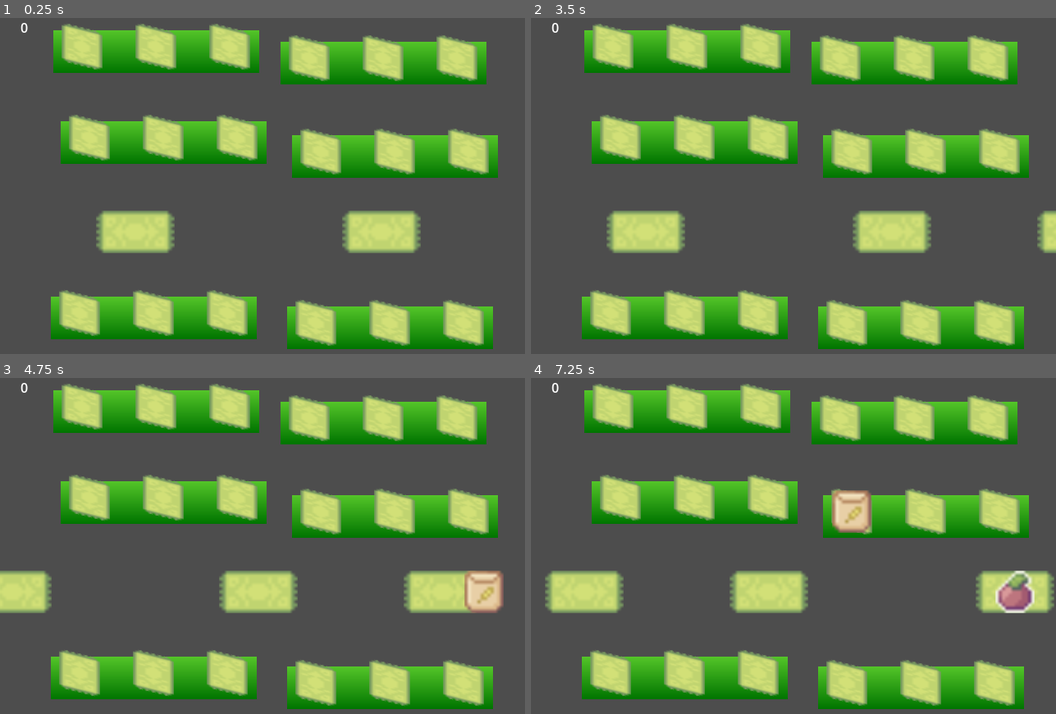
Above: before the commit, frames 1-4 (two rows, left to right).
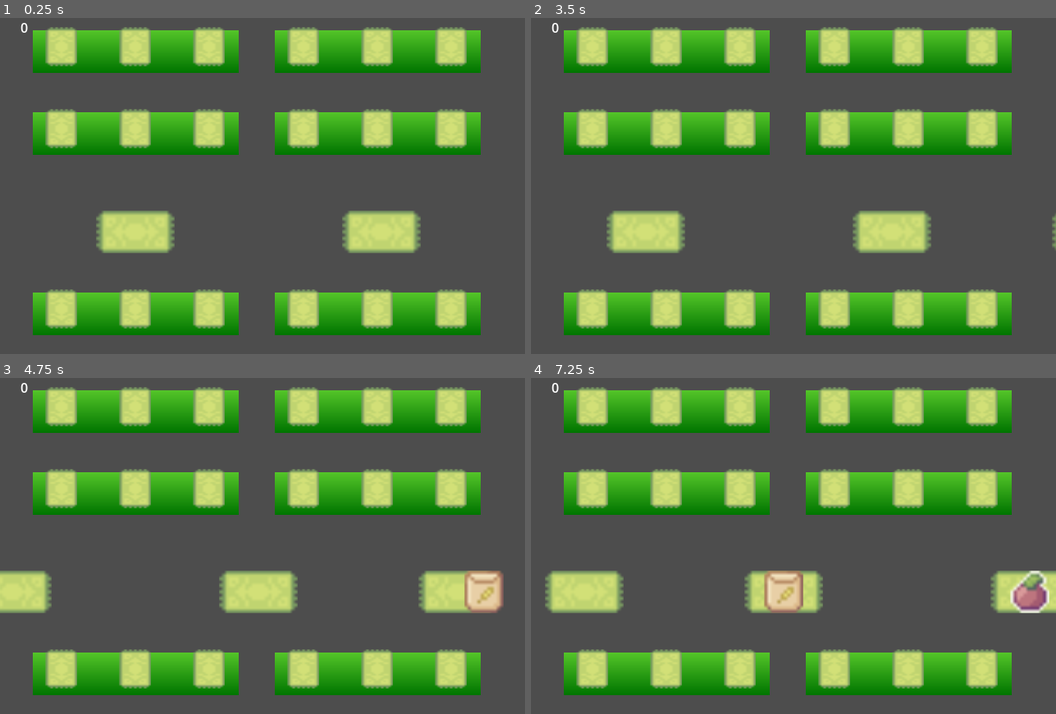
Above: after the commit, the same moments.

Repository: andrewcrisp/shelfsortinggame
Game: Godot game, scene res://scenes/level.tscn
Same seed, same stepped clock (60 frames per second), same inputs: the game is played once before the commit and once after it.
Inputs (mouse positions are in pixels of both pictures, inside the frame that each line leads up to):
- Up to frame 1 (0.25 s): no input
- Up to frame 2 (3.5 s): move the mouse to (909, 182) at 0.52 s; click (909, 182) at 0.6 s; move the mouse to (688, 222) at 1.27 s; click (688, 222) at 1.35 s; move the mouse to (846, 115) at 2.02 s; click (846, 115) at 2.1 s; move the mouse to (767, 280) at 2.77 s; click (767, 280) at 2.85 s
- Up to frame 3 (4.75 s): move the mouse to (420, 619) at 3.52 s; click (420, 619) at 3.6 s; move the mouse to (483, 593) at 4.27 s; click (483, 593) at 4.35 s
- Up to frame 4 (7.25 s): move the mouse to (819, 562) at 5.02 s; click (819, 562) at 5.1 s; move the mouse to (714, 465) at 5.77 s; click (714, 465) at 5.85 s; move the mouse to (909, 542) at 6.52 s; click (909, 542) at 6.6 s

The runs differ from the first frame. In frame 1, 32% of the frame differs, in the area x 6-95%, y 1-99%; in frame 2, 33%; in frame 3, 33%; in frame 4, 36%, in the area x 6-100%, y 1-99%.

Commit message:
Tweak collision boxes

Diff:
--- a/scenes/level.tscn
+++ b/scenes/level.tscn
@@ -10,22 +10,22 @@
 script = ExtResource("1_mx8sn")
 
 [node name="Shelf" parent="." instance=ExtResource("2_ppgk2")]
-position = Vector2(100, 50)
+position = Vector2(75, 50)
 
 [node name="Shelf2" parent="." instance=ExtResource("2_ppgk2")]
-position = Vector2(377, 64)
+position = Vector2(370, 50)
 
 [node name="Shelf3" parent="." instance=ExtResource("2_ppgk2")]
-position = Vector2(97, 375)
+position = Vector2(75, 370)
 
 [node name="Shelf4" parent="." instance=ExtResource("2_ppgk2")]
-position = Vector2(391, 178)
+position = Vector2(370, 150)
 
 [node name="Shelf5" parent="." instance=ExtResource("2_ppgk2")]
-position = Vector2(109, 161)
+position = Vector2(75, 150)
 
 [node name="Shelf6" parent="." instance=ExtResource("2_ppgk2")]
-position = Vector2(385, 387)
+position = Vector2(370, 370)
 
 [node name="Conveyor" parent="." instance=ExtResource("5_ppgk2")]
 position = Vector2(-110, 276)
--- a/scenes/shelf.tscn
+++ b/scenes/shelf.tscn
@@ -14,20 +14,17 @@
 
 [node name="Spot1" parent="." instance=ExtResource("1_eyi4x")]
 rotation = 1.5708
-scale = Vector2(2, 4)
-skew = 0.244346
+scale = Vector2(2, 3)
 
 [node name="Spot2" parent="." instance=ExtResource("1_eyi4x")]
 position = Vector2(90, 0)
 rotation = 1.5708
-scale = Vector2(2, 4)
-skew = 0.244346
+scale = Vector2(2, 3)
 
 [node name="Spot3" parent="." instance=ExtResource("1_eyi4x")]
 position = Vector2(180, 0)
 rotation = 1.5708
-scale = Vector2(2, 4)
-skew = 0.244346
+scale = Vector2(2, 3)
 
 [node name="Sprite2D" type="Sprite2D" parent="."]
 z_index = -1
--- a/scenes/spot.tscn
+++ b/scenes/spot.tscn
@@ -4,7 +4,7 @@
 [ext_resource type="Script" uid="uid://colio1la8bs1b" path="res://scripts/spot.gd" id="1_xj574"]
 
 [sub_resource type="RectangleShape2D" id="RectangleShape2D_eyi4x"]
-size = Vector2(33, 21)
+size = Vector2(23.3333, 21)
 
 [node name="Spot" type="Node2D"]
 script = ExtResource("1_xj574")
